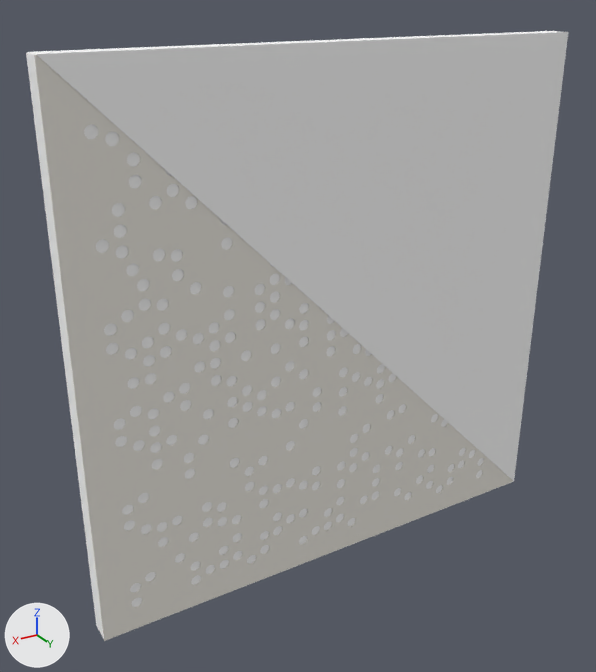
What one commit did to the glTF model FAST Panel 23_625 x 23_625.glb.
One viewpoint serves both versions: a 50 mm lens placed at (0.176, 0.727, 0.654), pointed at (-0.262, -0.003, 0.289). Lighting does not change. The marker at lower left points along +X, +Y and +Z. Where no turn or scale is listed for an object, it has been applied to the vertices.
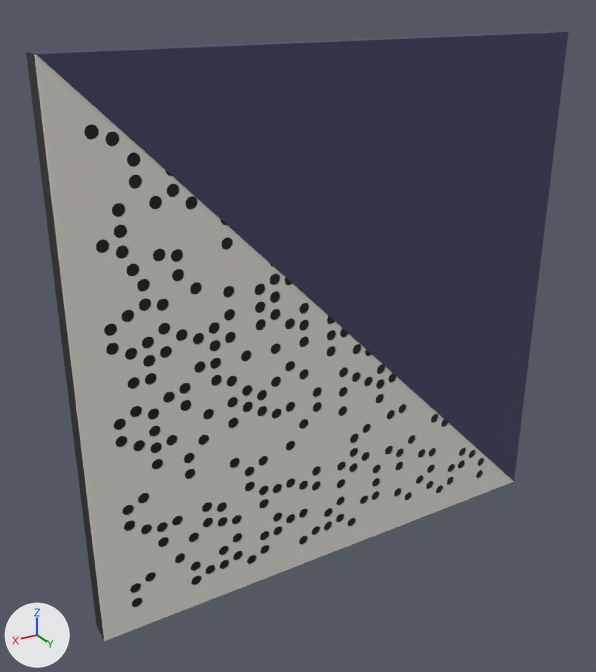
The newer file is also turned or shifted as a whole; pictures and numbers use the older file's frame.

The edits, one by one:
Picture 'FR701 Cobalt 420 Diffuse' (img_fr701_cobalt_420_diffuse) is new.
In material 'Material_1' (mat_material_1), base_color is no longer (1.0, 1.0, 1.0), white #ffffff.
In material 'Material_1' (mat_material_1), texture is now set to img_fr701_cobalt_420_diffuse.
Material 'Material.001' (mat_material_001) is new.
Its base color is (0.0049, 0.0049, 0.0049) (black #0f0f0f).
me_mesh_1 has 8 vertices, 12 faces and spans x -0.6..0.0, y 0.0..0.025, z 0.0..0.6.
me_mesh_1 no longer uses material mat_material_1 (white #ffffff).
me_mesh_1 now uses material mat_material_001 (black #0f0f0f).

Boxes [x1, y1, x2, y2] around the edits, measured in the pictures (596 x 672 px):
'Mesh_2', surface changed (grey to blue)
    both: [27, 31, 568, 481]
'Mesh_1', surface changed, recoloured (grey to black)
    both: [26, 53, 484, 639]
